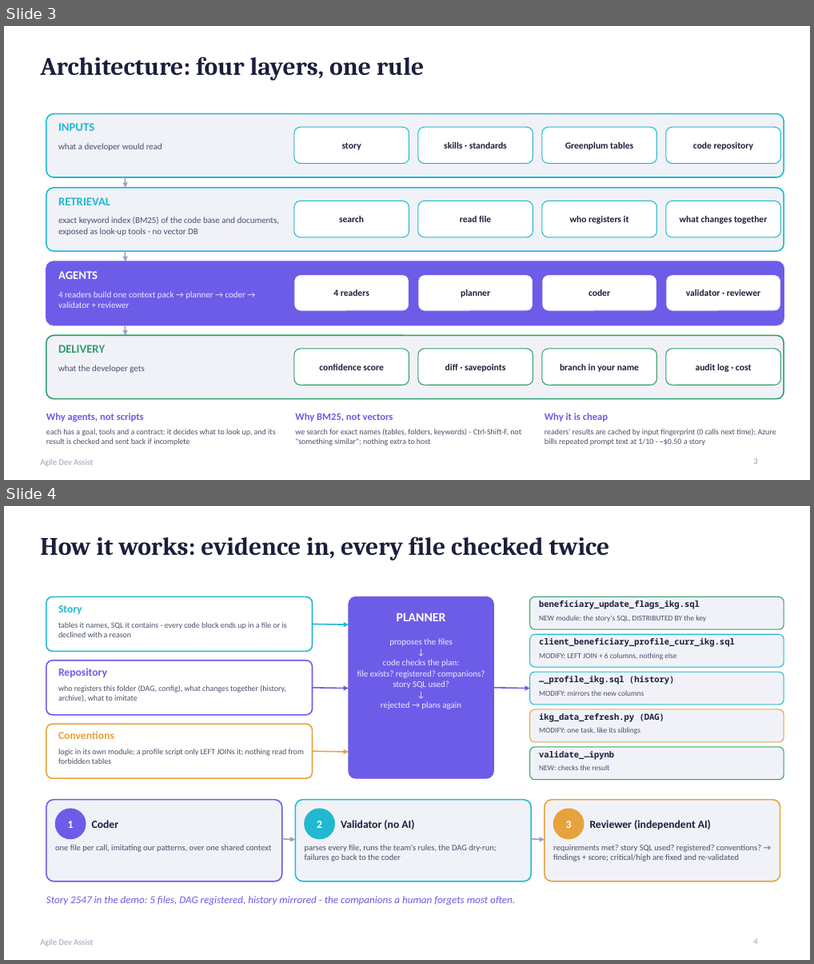
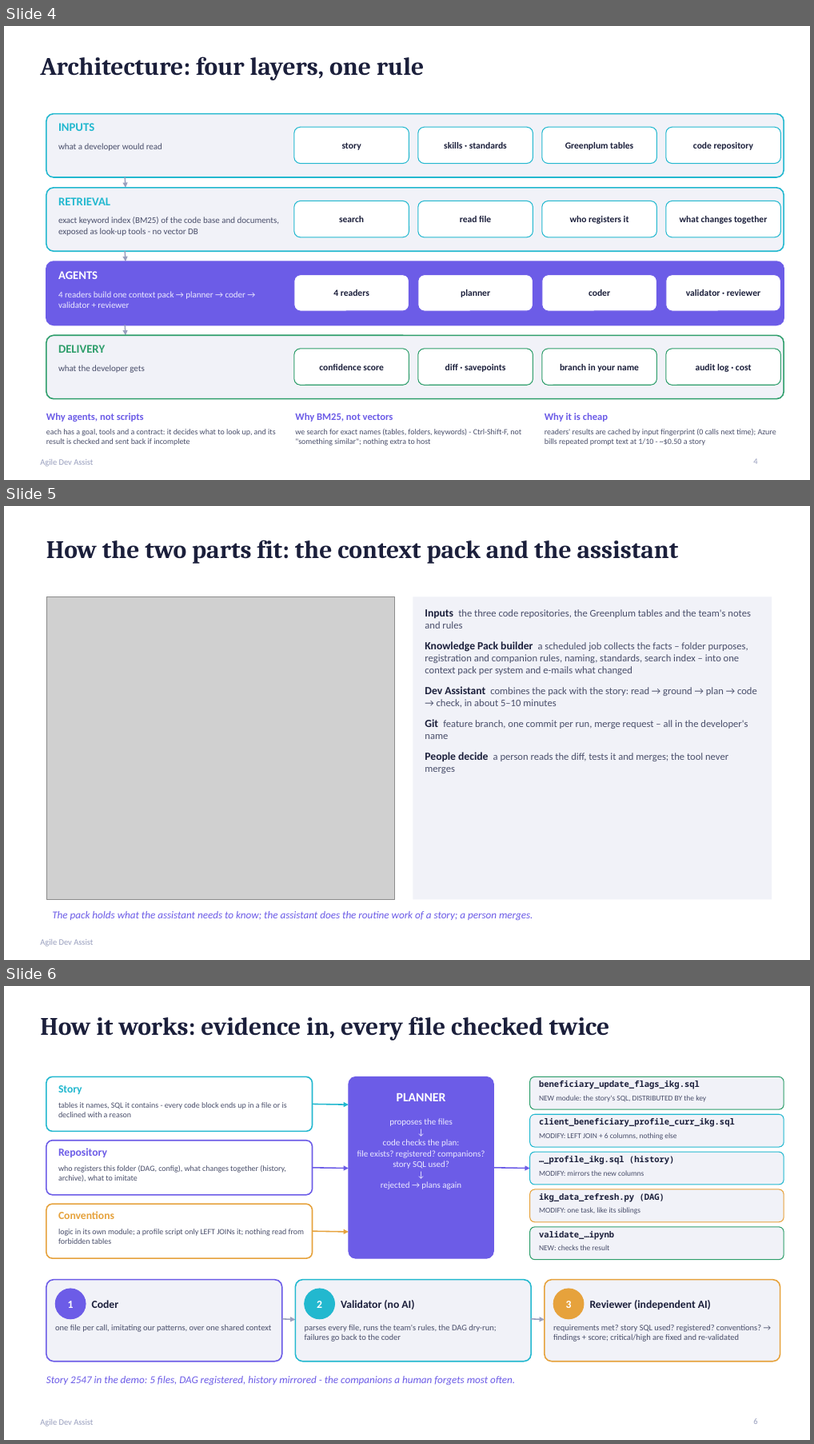
Before and after one commit to shahpratik48/Python, a slide deck: Agile_Dev_Assist_5_slides.pptx. Shown one above the other, each under a label of ours: slides 3 and 4 before the commit, slides 4, 5 and 6 after it. The pictures are 814x964 and 814x1444 pixels, drawn with LibreOffice and Linux fonts; fonts in the diff are those of the drawing; grey boxes stand for pictures. Boxes give left, top, right and bottom in pixels: in the first picture for what was removed or moved away, otherwise in the second. Text is boxed around its words. In the diff, an @@ line names an element or a change of style, - is before the commit and + after.

```diff
--- a/Agile_Dev_Assist_5_slides.pptx
+++ b/Agile_Dev_Assist_5_slides.pptx
@@ slide 5 added at [4, 506, 810, 960], background #FFFFFF; not listed: 1 template element that a slide beside it also shows @@
@@ title added at [46, 540, 679, 564], 30 pt, text #1B1F3B, bold @@
+How the two parts fit: the context pack and the assistant
@@ picture added at [46, 596, 394, 900] @@
@@ rectangle added at [413, 596, 772, 900], fill #F1F2F8, 12 pt, text #4A4F6B @@
+Inputs the three code repositories, the Greenplum tables and the team's notes and rules
+Knowledge Pack builder a scheduled job collects the facts – folder purposes, registration and companion rules, naming, standards, search index – into one context pack per system and e-mails what changed
+Dev Assistant combines the pack with the story: read → ground → plan → code → check, in about 5–10 minutes
+Git feature branch, one commit per run, merge request – all in the developer's name
+People decide a person reads the diff, tests it and merges; the tool never merges
@@ text added at [52, 911, 533, 920], 12.5 pt, text #6C5CE7, italic @@
+The pack holds what the assistant needs to know; the assistant does the routine work of a story; a person merges.
@@ what was slide 3 is now slide 4 @@
@@ page number at [754, 458, 758, 464]: text changed @@
-3
+4
@@ what was slide 4 is now slide 6 @@
@@ page number at [754, 1418, 758, 1424]: text changed @@
-4
+6
```
Also in this commit, not shown: 2 other slides added, 1 other file.
